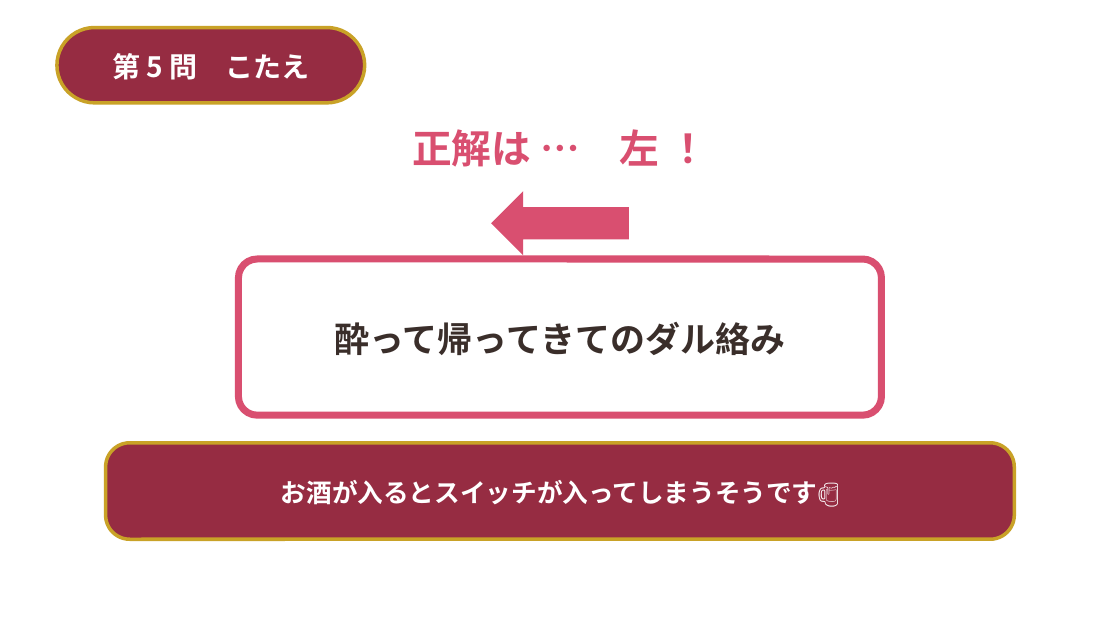
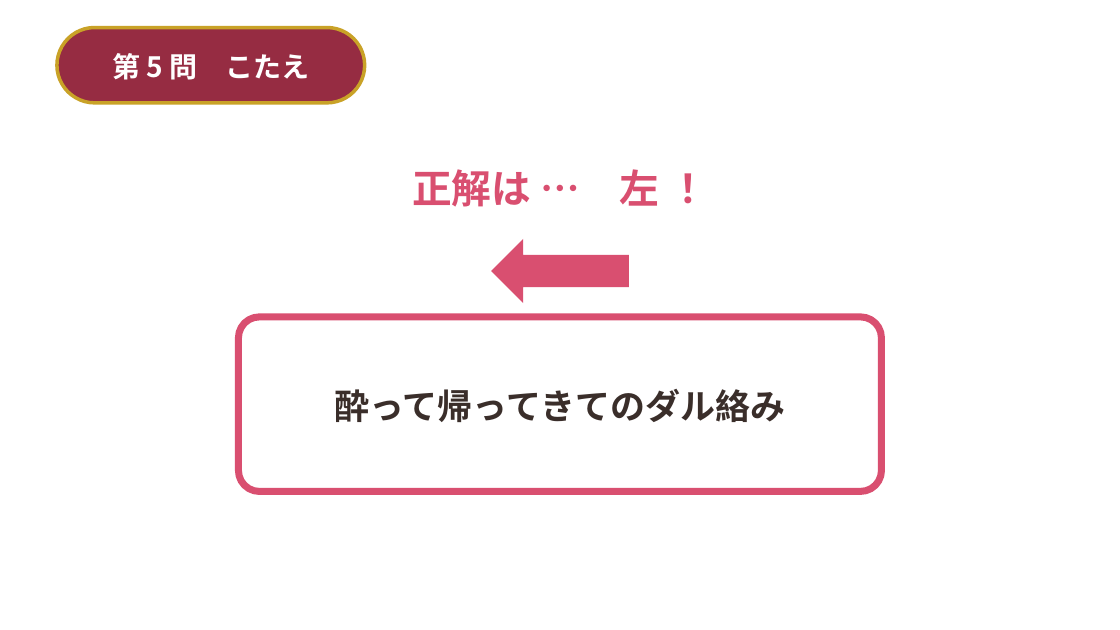
Before and after one commit to st01ohn03-coder/simple-alarm, a slide deck: slide 18 of wedding-deck/build/結婚式_2択クイズ＆ビンゴ.pptx (slide 20 before the commit). Drawn at 1120x630 pixels with LibreOffice and Linux fonts; fonts in the diff are those of the drawing; background and template pictures are left out. Boxes give left, top, right and bottom in pixels: in the first picture for what was removed or moved away, otherwise in the second. Text is boxed around its words. In the diff, an @@ line names an element or a change of style, - is before the commit and + after.

```diff
--- a/wedding-deck/build/結婚式_2択クイズ＆ビンゴ.pptx
+++ b/wedding-deck/build/結婚式_2択クイズ＆ビンゴ.pptx
@@ text "正解は … 左 ！": place and size @@
-text "正解は … 左 ！" at (412, 129, 659, 167)
+text "正解は … 左 ！" at (412, 169, 659, 207)
@@ left arrow: place and size @@
-left arrow at (492, 191, 629, 255)
+left arrow at (492, 239, 629, 303)
@@ rounded rectangle "酔って帰ってきてのダル絡み": place and size @@
-rounded rectangle "酔って帰ってきてのダル絡み" at (239, 259, 882, 415)
+rounded rectangle "酔って帰ってきてのダル絡み" at (239, 317, 882, 492)
@@ rounded rectangle removed at (106, 443, 1015, 539) @@
-お酒が入るとスイッチが入ってしまうそうです🍺
```
Also in this commit, not shown: 13 other slides changed, 2 slides removed, 5 other files.
